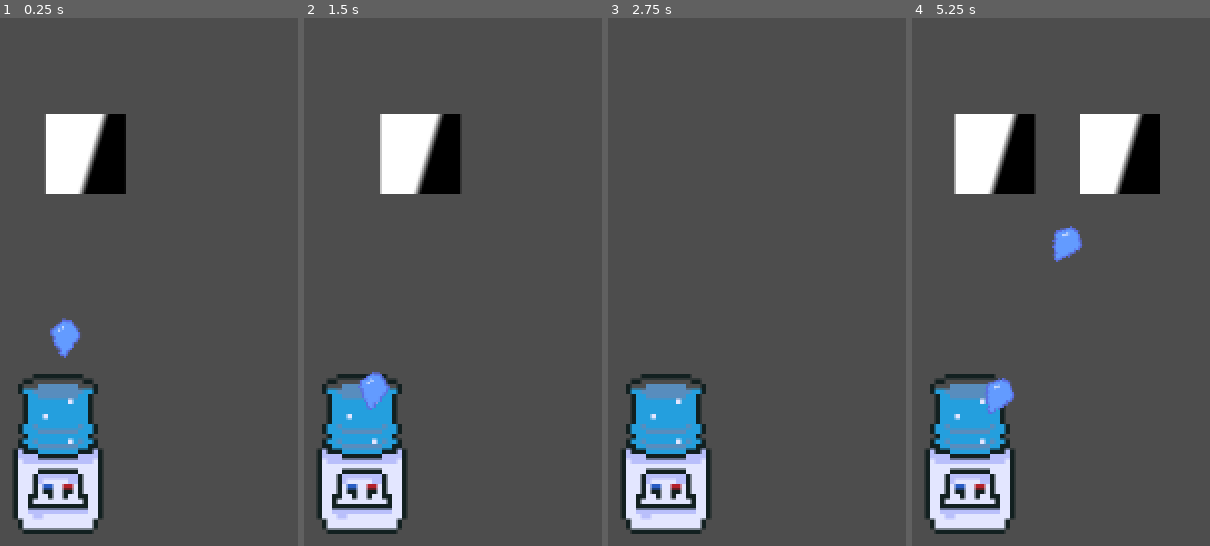
Above: before the commit, frames 1-4 (left to right).
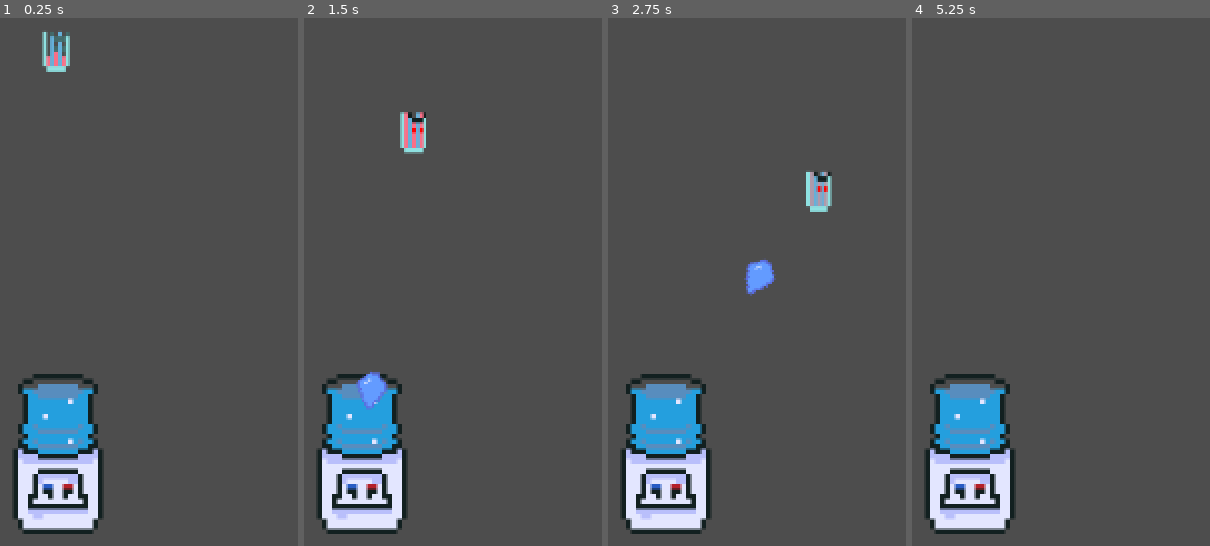
Above: after the commit, the same moments.

Repository: JDHfLover/MiniJameGam52
Game: Godot game, scene res://scenes/scene.tscn
Two runs of this game, one before a commit and one after it. Both use one fixed random seed, a clock stepped at 60 frames per second and the inputs below. This scene is started directly instead of the project's main scene.
Inputs:
- Up to frame 1 (0.25 s): no input
- Up to frame 2 (1.5 s): no input
- Up to frame 3 (2.75 s): no input
- Up to frame 4 (5.25 s): no input

The runs differ from the first frame. In frame 1, 5.1% of the frame differs, in the area x 14-43%, y 2-65%; in frame 2, 4.2%; in frame 3, 1.1%; in frame 4, 9.1%, in the area x 14-84%, y 18-75%.

Commit message:
Added angry glass

Diff:
--- /dev/null
+++ b/assets/sprites/enemies/water_gradient.tres
@@ -0,0 +1,5 @@
+[gd_resource type="Gradient" format=3 uid="uid://h0tdl2408i0"]
+
+[resource]
+offsets = PackedFloat32Array(0, 0.7025641)
+colors = PackedColorArray(0, 1, 1, 1, 0.97611815, 0.4360444, 0.5295391, 1)
--- /dev/null
+++ b/entities/enemies/angry_glass/angry_glass.tscn
@@ -0,0 +1,167 @@
+[gd_scene format=3 uid="uid://cmmd34auylm3f"]
+
+[ext_resource type="Script" uid="uid://d0s1fxxc4nsh4" path="res://entities/enemies/enemy.gd" id="1_wd6lo"]
+[ext_resource type="Gradient" uid="uid://h0tdl2408i0" path="res://assets/sprites/enemies/water_gradient.tres" id="2_vmfk8"]
+[ext_resource type="Texture2D" uid="uid://6aey6dll2rc8" path="res://assets/sprites/enemies/angry_glass/angry_glass.png" id="3_f5xdi"]
+[ext_resource type="Texture2D" uid="uid://b5o7kr1hkfga4" path="res://assets/sprites/enemies/angry_glass/water_angry_glass.png" id="4_q31xe"]
+
+[sub_resource type="Animation" id="Animation_dqloj"]
+length = 0.001
+tracks/0/type = "value"
+tracks/0/imported = false
+tracks/0/enabled = true
+tracks/0/path = NodePath("Sprite2D:frame")
+tracks/0/interp = 1
+tracks/0/loop_wrap = true
+tracks/0/keys = {
+"times": PackedFloat32Array(0),
+"transitions": PackedFloat32Array(1),
+"update": 1,
+"values": [1]
+}
+tracks/1/type = "value"
+tracks/1/imported = false
+tracks/1/enabled = true
+tracks/1/path = NodePath("Water:frame")
+tracks/1/interp = 1
+tracks/1/loop_wrap = true
+tracks/1/keys = {
+"times": PackedFloat32Array(0),
+"transitions": PackedFloat32Array(1),
+"update": 1,
+"values": [0]
+}
+
+[sub_resource type="Animation" id="Animation_5yiy0"]
+resource_name = "die"
+length = 0.45
+tracks/0/type = "value"
+tracks/0/imported = false
+tracks/0/enabled = true
+tracks/0/path = NodePath("Sprite2D:frame")
+tracks/0/interp = 1
+tracks/0/loop_wrap = true
+tracks/0/keys = {
+"times": PackedFloat32Array(0, 0.05, 0.1, 0.15, 0.2, 0.25, 0.3, 0.35, 0.4),
+"transitions": PackedFloat32Array(1, 1, 1, 1, 1, 1, 1, 1, 1),
+"update": 1,
+"values": [16, 17, 18, 19, 20, 21, 22, 23, 24]
+}
+tracks/1/type = "value"
+tracks/1/imported = false
+tracks/1/enabled = true
+tracks/1/path = NodePath("Water:frame")
+tracks/1/interp = 1
+tracks/1/loop_wrap = true
+tracks/1/keys = {
+"times": PackedFloat32Array(0),
+"transitions": PackedFloat32Array(1),
+"update": 1,
+"values": [12]
+}
+
+[sub_resource type="Animation" id="Animation_0f71q"]
+resource_name = "move"
+length = 0.4
+loop_mode = 1
+tracks/0/type = "value"
+tracks/0/imported = false
+tracks/0/enabled = true
+tracks/0/path = NodePath("Sprite2D:frame")
+tracks/0/interp = 1
+tracks/0/loop_wrap = true
+tracks/0/keys = {
+"times": PackedFloat32Array(0, 0.1, 0.2, 0.3),
+"transitions": PackedFloat32Array(1, 1, 1, 1),
+"update": 1,
+"values": [12, 13, 14, 15]
+}
+tracks/1/type = "value"
+tracks/1/imported = false
+tracks/1/enabled = true
+tracks/1/path = NodePath("Water:frame")
+tracks/1/interp = 1
+tracks/1/loop_wrap = true
+tracks/1/keys = {
+"times": PackedFloat32Array(0, 0.05, 0.1, 0.15, 0.2, 0.25, 0.3, 0.35),
+"transitions": PackedFloat32Array(1, 1, 1, 1, 1, 1, 1, 1),
+"update": 1,
+"values": [12, 13, 14, 15, 16, 17, 18, 19]
+}
+
+[sub_resource type="Animation" id="Animation_1id6j"]
+resource_name = "spawn"
+length = 0.6
+tracks/0/type = "value"
+tracks/0/imported = false
+tracks/0/enabled = true
+tracks/0/path = NodePath("Sprite2D:frame")
+tracks/0/interp = 1
+tracks/0/loop_wrap = true
+tracks/0/keys = {
+"times": PackedFloat32Array(0, 0.05, 0.1, 0.15, 0.2, 0.25, 0.3, 0.35, 0.4, 0.45, 0.5, 0.55),
+"transitions": PackedFloat32Array(1, 1, 1, 1, 1, 1, 1, 1, 1, 1, 1, 1),
+"update": 1,
+"values": [0, 1, 2, 3, 4, 5, 6, 7, 8, 9, 10, 11]
+}
+tracks/1/type = "value"
+tracks/1/imported = false
+tracks/1/enabled = true
+tracks/1/path = NodePath("Water:frame")
+tracks/1/interp = 1
+tracks/1/loop_wrap = true
+tracks/1/keys = {
+"times": PackedFloat32Array(0, 0.05, 0.1, 0.15, 0.2, 0.25, 0.3, 0.35, 0.4, 0.45, 0.5, 0.55),
+"transitions": PackedFloat32Array(1, 1, 1, 1, 1, 1, 1, 1, 1, 1, 1, 1),
+"update": 1,
+"values": [0, 1, 2, 3, 4, 5, 6, 7, 8, 9, 10, 11]
+}
+
+[sub_resource type="AnimationLibrary" id="AnimationLibrary_dv0eb"]
+_data = {
+&"RESET": SubResource("Animation_dqloj"),
+&"die": SubResource("Animation_5yiy0"),
+&"move": SubResource("Animation_0f71q"),
+&"spawn": SubResource("Animation_1id6j")
+}
+
+[sub_resource type="RectangleShape2D" id="RectangleShape2D_ruw3y"]
+size = Vector2(9.384639, 17.333332)
+
+[node name="AngryGlass" type="PathFollow2D" unique_id=1859119774 groups=["enemy"]]
+rotates = false
+loop = false
+script = ExtResource("1_wd6lo")
+speed = 100.0
+damage = 10.0
+max_health = 100.0
+water_gradient = ExtResource("2_vmfk8")
+
+[node name="Sprite2D" type="Sprite2D" parent="." unique_id=363494542]
+texture_filter = 1
+scale = Vector2(-4, 4)
+texture = ExtResource("3_f5xdi")
+hframes = 5
+vframes = 5
+frame = 1
+
+[node name="Water" type="Sprite2D" parent="." unique_id=1441856285]
+z_index = -1
+texture_filter = 1
+scale = Vector2(4, 4)
+texture = ExtResource("4_q31xe")
+flip_h = true
+hframes = 4
+vframes = 5
+
+[node name="AnimationPlayer" type="AnimationPlayer" parent="." unique_id=2141538570]
+libraries/ = SubResource("AnimationLibrary_dv0eb")
+
+[node name="Area2D" type="Area2D" parent="." unique_id=1739954890]
+
+[node name="CollisionShape2D" type="CollisionShape2D" parent="Area2D" unique_id=185017572]
+position = Vector2(-2, 6)
+scale = Vector2(3, 3)
+shape = SubResource("RectangleShape2D_ruw3y")
+
+[connection signal="animation_finished" from="AnimationPlayer" to="." method="_on_animation_finished"]
--- a/entities/enemies/enemy.gd
+++ b/entities/enemies/enemy.gd
@@ -6,12 +6,26 @@
 @export var damage: float
 @export var max_health:float
 @onready var health := max_health
+var is_moving := false
 
-@onready var path: Path2D
+@export var water_gradient: Gradient
+@onready var water: Sprite2D = $Water
+@onready var sprite: Sprite2D = $Sprite2D
+@onready var anim_player: AnimationPlayer = $AnimationPlayer
 
+func _ready() -> void:
+	anim_player.play("spawn")
 
 func _physics_process(delta: float) -> void:
-	progress += speed * delta
+	water.modulate = water_gradient.sample(health/max_health)
+	if(is_moving): progress += speed * delta
+
+func _on_animation_finished(anim_name:String):
+	if (anim_name == "spawn"):
+		is_moving = true
+		anim_player.play("move")
+	if (anim_name == "die"):
+		queue_free()
 
 func take_damage(damage: float):
 	health-=damage
@@ -19,4 +33,5 @@
 	elif (health > max_health): health = max_health
 
 func die():
-	queue_free()
+	is_moving = false
+	anim_player.play("die")
--- a/entities/enemies/test_enemy/test_enemy.tscn
+++ /dev/null
@@ -1,27 +0,0 @@
-[gd_scene format=3 uid="uid://dbytopopf84hv"]
-
-[ext_resource type="Script" uid="uid://d0s1fxxc4nsh4" path="res://entities/enemies/enemy.gd" id="1_cruag"]
-
-[sub_resource type="RectangleShape2D" id="RectangleShape2D_s6dok"]
-
-[sub_resource type="Gradient" id="Gradient_4msxo"]
-
-[sub_resource type="GradientTexture2D" id="GradientTexture2D_5fb3c"]
-gradient = SubResource("Gradient_4msxo")
-fill_from = Vector2(0.6391304, 0.5565217)
-fill_to = Vector2(0.5521739, 0.5304348)
-
-[node name="TestEnemy" type="PathFollow2D" unique_id=1864529666 groups=["enemy"]]
-loop = false
-script = ExtResource("1_cruag")
-speed = 100.0
-max_health = 100.0
-
-[node name="Area2D" type="Area2D" parent="." unique_id=554563970]
-
-[node name="CollisionShape2D" type="CollisionShape2D" parent="Area2D" unique_id=1384016150]
-scale = Vector2(3, 3)
-shape = SubResource("RectangleShape2D_s6dok")
-
-[node name="Sprite2D" type="Sprite2D" parent="." unique_id=1172229512]
-texture = SubResource("GradientTexture2D_5fb3c")
--- /dev/null
+++ b/entities/wave_manager/wave_manager.tscn
@@ -0,0 +1,17 @@
+[gd_scene format=3 uid="uid://c7rlynyykxv24"]
+
+[ext_resource type="Script" uid="uid://bwd8kd5afun28" path="res://entities/wave_manager/wave_manager.gd" id="1_1regr"]
+
+[node name="WaveManager" type="Node2D" unique_id=813043354]
+script = ExtResource("1_1regr")
+
+[node name="EnemyTimer" type="Timer" parent="." unique_id=791449451]
+wait_time = 0.001
+one_shot = true
+
+[node name="WaveTimer" type="Timer" parent="." unique_id=1193362675]
+wait_time = 0.001
+one_shot = true
+
+[connection signal="timeout" from="EnemyTimer" to="." method="_on_enemy_timer_timeout"]
+[connection signal="timeout" from="WaveTimer" to="." method="_on_wave_timer_timeout"]
--- a/project.godot
+++ b/project.godot
@@ -11,7 +11,7 @@
 [application]
 
 config/name="MiniJameGam52"
-run/main_scene="uid://d11vkmpjtgpfn"
+run/main_scene="uid://cto7plypn2sv7"
 config/features=PackedStringArray("4.6", "Forward Plus")
 config/icon="res://icon.svg"
 
--- a/scenes/scene.tscn
+++ b/scenes/scene.tscn
@@ -1,47 +1,37 @@
 [gd_scene format=3 uid="uid://cto7plypn2sv7"]
 
-[ext_resource type="PackedScene" uid="uid://dbytopopf84hv" path="res://entities/enemies/test_enemy/test_enemy.tscn" id="1_ruw3y"]
+[ext_resource type="PackedScene" uid="uid://cmmd34auylm3f" path="res://entities/enemies/angry_glass/angry_glass.tscn" id="1_5fb3c"]
 [ext_resource type="Script" uid="uid://cyyva07y71728" path="res://entities/towers/tower.gd" id="2_4msxo"]
 [ext_resource type="PackedScene" uid="uid://btgwplsh81poi" path="res://entities/projectiles/cooler_tower_projectile/cooler_tower_projectile.tscn" id="3_4msxo"]
 [ext_resource type="Texture2D" uid="uid://cclw1na52ckt2" path="res://assets/sprites/towers/cooler.png" id="3_tpwpp"]
-[ext_resource type="Script" uid="uid://bwd8kd5afun28" path="res://entities/wave_manager/wave_manager.gd" id="4_5fb3c"]
-[ext_resource type="Script" uid="uid://bi3fo3hobri2a" path="res://entities/wave_manager/wave.gd" id="5_7182s"]
-[ext_resource type="Script" uid="uid://cja3p57gruv2y" path="res://entities/wave_manager/wave_item.gd" id="6_tpwpp"]
-[ext_resource type="Resource" uid="uid://ccpm6bvqi6uud" path="res://entities/wave_manager/wave_item.tres" id="7_7ftgl"]
-[ext_resource type="Resource" uid="uid://33kducav5k7g" path="res://entities/wave_manager/wave.tres" id="8_7182s"]
 
 [sub_resource type="Curve2D" id="Curve2D_grwth"]
 _data = {
-"points": PackedVector2Array(0, 0, 0, 0, 0, -240, 0, 0, 0, 16, 360, -240, 0, 0, 0, 0, 360, 0)
+"points": PackedVector2Array(0, 0, 0, 0, 0, -338.405, -125.21141, 4.539757, 125.21141, -4.539757, 202, -221, 0, 0, 0, 0, 360, 0)
 }
 point_count = 3
 
 [sub_resource type="CircleShape2D" id="CircleShape2D_5fb3c"]
-
-[sub_resource type="Resource" id="Resource_dqloj"]
-script = ExtResource("6_tpwpp")
-enemy = ExtResource("1_ruw3y")
-metadata/_custom_type_script = "uid://cja3p57gruv2y"
-
-[sub_resource type="Resource" id="Resource_5yiy0"]
-script = ExtResource("5_7182s")
-wave_items = Array[ExtResource("6_tpwpp")]([SubResource("Resource_dqloj"), ExtResource("7_7ftgl")])
-metadata/_custom_type_script = "uid://bi3fo3hobri2a"
 
 [node name="Scene" type="Node2D" unique_id=481614008]
 
 [node name="Camera2D" type="Camera2D" parent="." unique_id=272149691]
 
 [node name="Path2D" type="Path2D" parent="." unique_id=180469636 groups=["enemy_path"]]
+position = Vector2(0, 2)
+scale = Vector2(0.71944445, 1.00591)
 curve = SubResource("Curve2D_grwth")
+
+[node name="AngryGlass" parent="Path2D" unique_id=1859119774 instance=ExtResource("1_5fb3c")]
+position = Vector2(0, -338.405)
 
 [node name="Towers" type="Node2D" parent="." unique_id=1350296824]
 
 [node name="CoolerTower" type="Node2D" parent="Towers" unique_id=2134311744]
 script = ExtResource("2_4msxo")
 damage = 25.0
-attack_range = 37.5
-attack_speed = 0.25
+attack_range = 25.0
+attack_speed = 0.5
 projectile_scene = ExtResource("3_4msxo")
 metadata/_custom_type_script = "uid://cyyva07y71728"
 
@@ -60,19 +50,5 @@
 
 [node name="AttackPivot" type="Node2D" parent="Towers/CoolerTower" unique_id=1187710206]
 
-[node name="WaveManager" type="Node2D" parent="." unique_id=1891920558]
-script = ExtResource("4_5fb3c")
-waves = Array[ExtResource("5_7182s")]([SubResource("Resource_5yiy0"), ExtResource("8_7182s")])
-
-[node name="EnemyTimer" type="Timer" parent="WaveManager" unique_id=471607562]
-wait_time = 0.001
-one_shot = true
-
-[node name="WaveTimer" type="Timer" parent="WaveManager" unique_id=1601247514]
-wait_time = 0.001
-one_shot = true
-
 [connection signal="area_entered" from="Towers/CoolerTower/AttackArea" to="Towers/CoolerTower" method="_on_attack_area_area_entered"]
 [connection signal="area_exited" from="Towers/CoolerTower/AttackArea" to="Towers/CoolerTower" method="_on_attack_area_area_exited"]
-[connection signal="timeout" from="WaveManager/EnemyTimer" to="WaveManager" method="_on_enemy_timer_timeout"]
-[connection signal="timeout" from="WaveManager/WaveTimer" to="WaveManager" method="_on_wave_timer_timeout"]
Binary file added: assets/sprites/enemies/angry_glass/angry_glass.png
Not shown, added: assets/sprites/enemies/angry_glass/angry_glass.png.import
Binary file added: assets/sprites/enemies/angry_glass/glass_shards.png
Not shown, added: assets/sprites/enemies/angry_glass/glass_shards.png.import
Binary file added: assets/sprites/enemies/angry_glass/water_angry_glass.png
Not shown, added: assets/sprites/enemies/angry_glass/water_angry_glass.png.import
